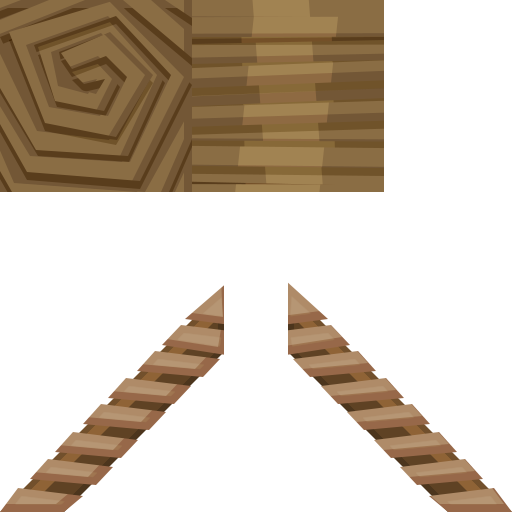
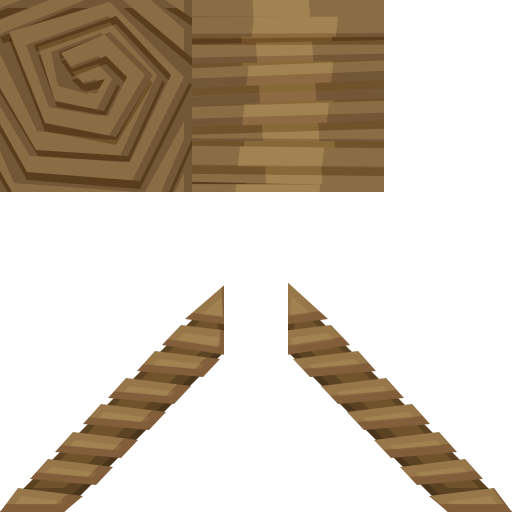
Revision of a layered (512, 512) image; what changed, layer by layer:
painted on "Forme 22 copy 4" over [0, 325, 512, 512]
painted on "Forme 22 copy 3" over [30, 283, 483, 485]
painted on "Shape 1" over [0, 288, 512, 512]
